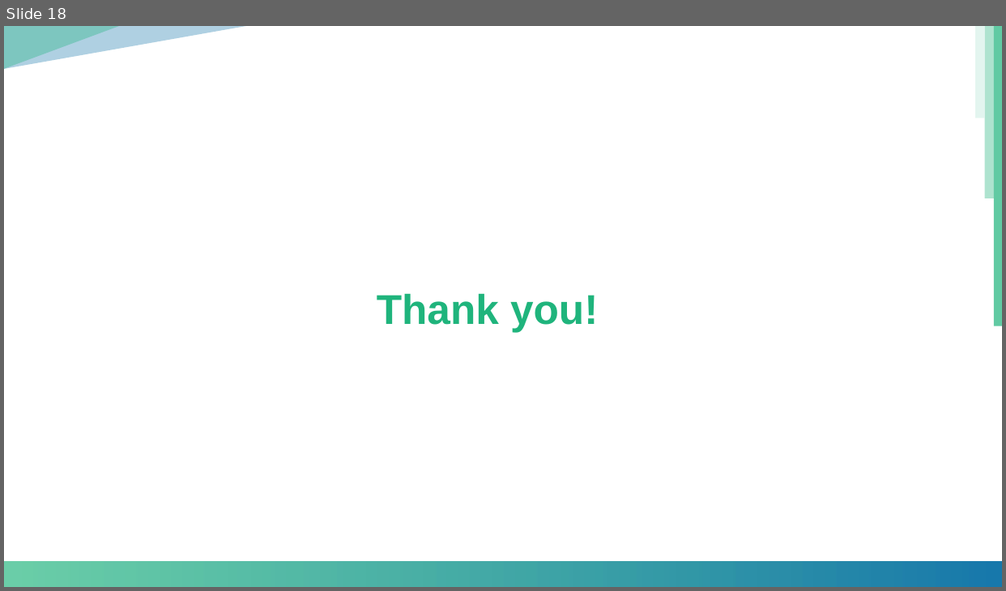
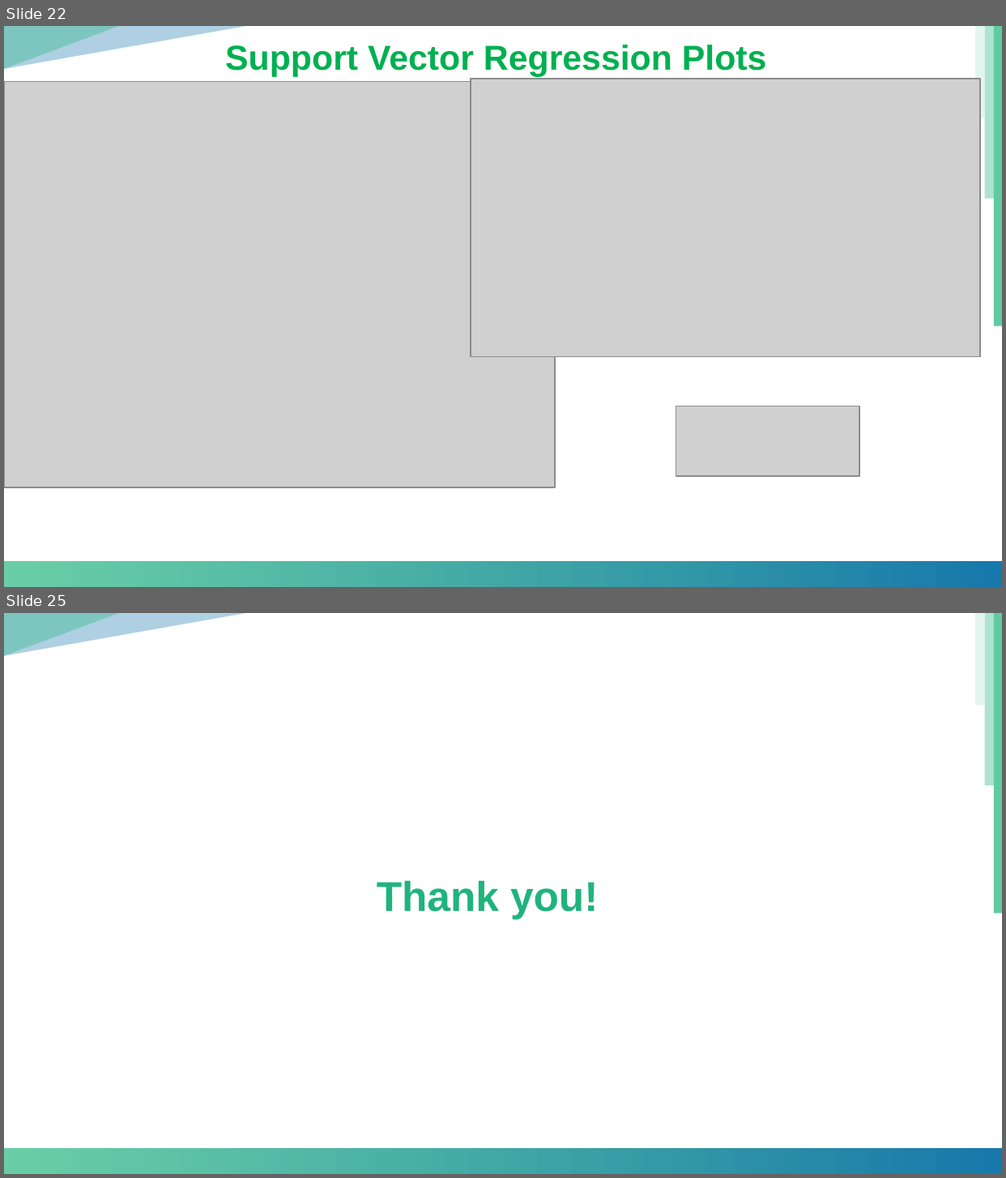
Before and after one commit to geeman1209/Data622, a slide deck: Project/presentation_ML.pptx. Shown one above the other, each under a label of ours: slide 18 before the commit, slides 22 and 25 after it; the slides between them are not shown. The pictures are 1006x591 and 1006x1178 pixels, drawn with LibreOffice and Linux fonts; fonts in the diff are those of the drawing; grey boxes stand for pictures; background and template pictures are left out. Boxes give left, top, right and bottom in pixels: in the first picture for what was removed or moved away, otherwise in the second. Text is boxed around its words. In the diff, an @@ line names an element or a change of style, - is before the commit and + after.

Commit message:
Added to PowerPoint Presentation
Added SVR and Tree images to the powerpoint presentation

```diff
--- a/Project/presentation_ML.pptx
+++ b/Project/presentation_ML.pptx
@@ slide 22 added at bbox=[4, 26, 1002, 587], background #FFFFFF; not listed: 6 template elements that a slide beside it also shows @@
@@ text added at bbox=[225, 45, 767, 76], 20 pt, text #00B050, bold @@
+Support Vector Regression Plots
@@ rectangle added at bbox=[786, 37, 951, 128], fill #FFFFFF, outline #FFFFFF 2 pt @@
@@ picture added at bbox=[4, 81, 556, 488] @@
@@ picture added at bbox=[471, 79, 979, 356] @@
@@ picture added at bbox=[676, 407, 859, 476] @@
@@ what was slide 18 is now slide 25 @@
```
Also in this commit, not shown: 2 slides changed, 6 other slides added, 1 other file.
